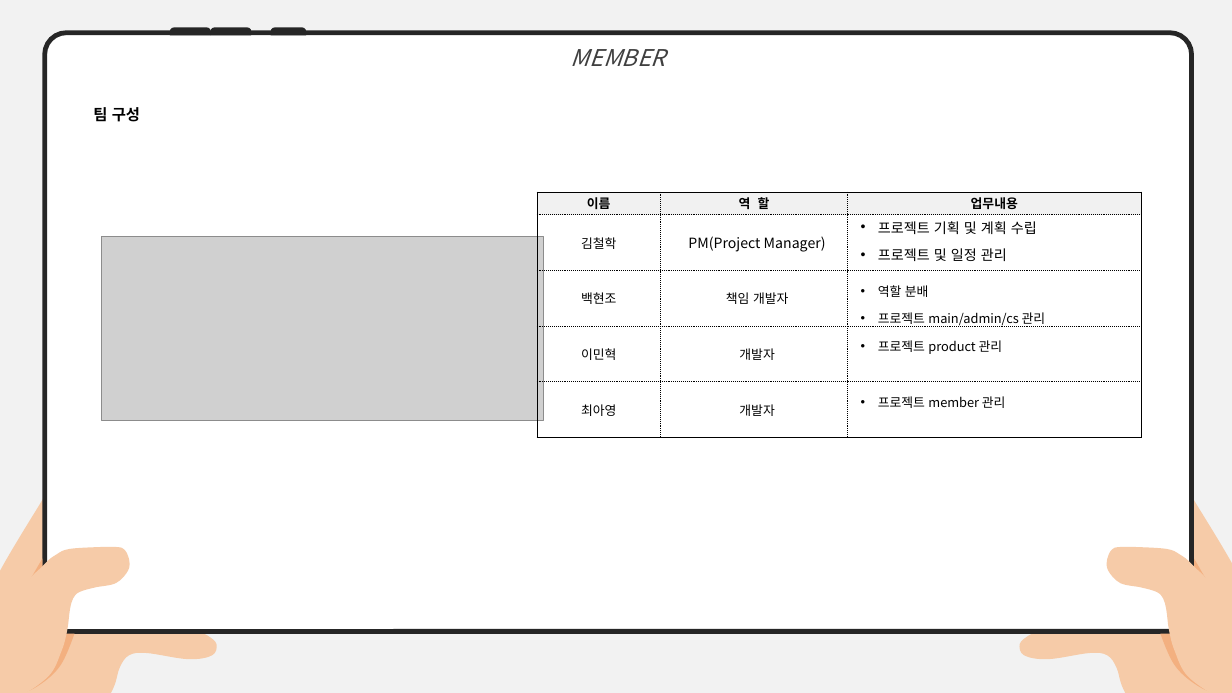
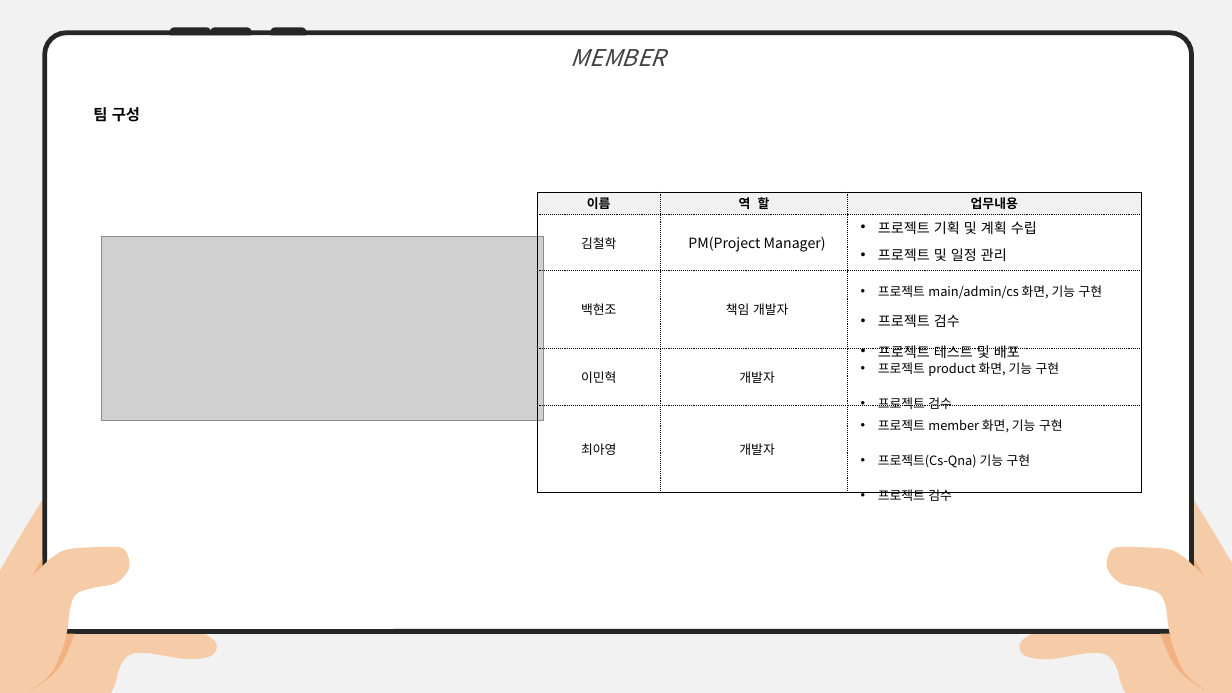
Before and after one commit to Bfunj/Kmarket1, a slide deck: slide 4 of KMARKET_5팀_PPT.pptx. Drawn at 1232x693 pixels with LibreOffice and Linux fonts; fonts in the diff are those of the drawing; grey boxes stand for pictures. Boxes give left, top, right and bottom in pixels: in the first picture for what was removed or moved away, otherwise in the second. Text is boxed around its words. In the diff, an @@ line names an element or a change of style, - is before the commit and + after.

```diff
--- a/KMARKET_5팀_PPT.pptx
+++ b/KMARKET_5팀_PPT.pptx
@@ table at (x1=537, y1=192, x2=1141, y2=505) @@
-row 3, column 3: 역할 분배 / 프로젝트 main/admin/cs 관리
+row 3, column 3: 프로젝트 main/admin/cs 화면, 기능 구현 / 프로젝트 검수 / 프로젝트 테스트 및 배포
-row 4, column 3: 프로젝트 product 관리
+row 4, column 3: 프로젝트 product 화면, 기능 구현 / 프로젝트 검수
-row 5, column 3: 프로젝트 member 관리
+row 5, column 3: 프로젝트 member 화면, 기능 구현 / 프로젝트(Cs-Qna) 기능 구현 / 프로젝트 검수
```
Also in this commit, not shown: 1 other slide changed, 2 slides added.
